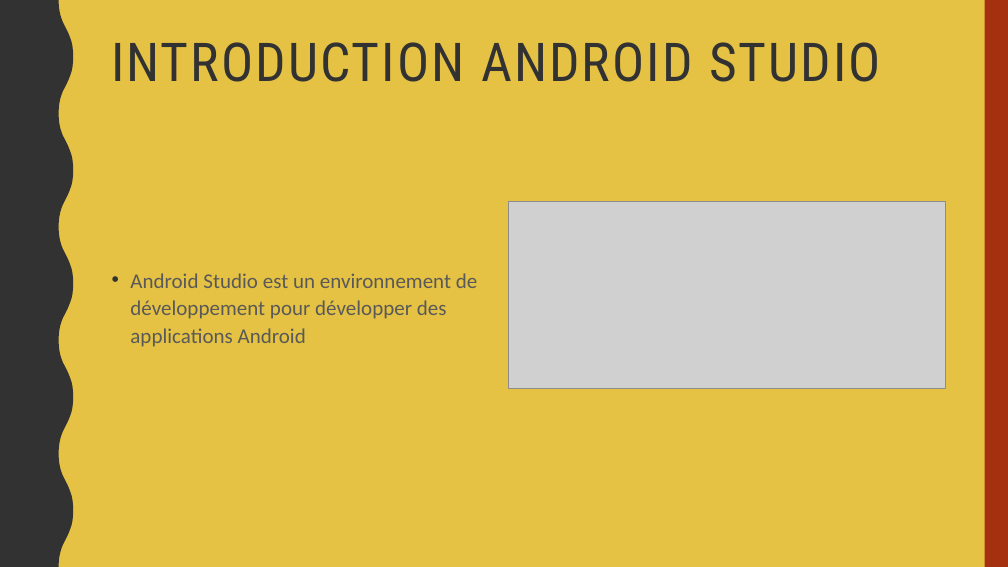
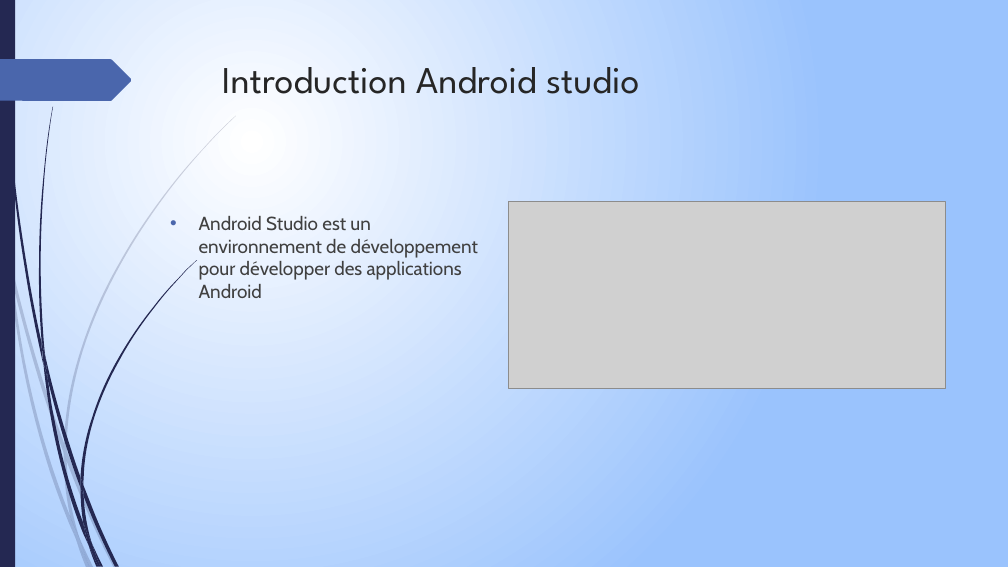
Before and after one commit to PandaPoPy/arduino_thinkcode, a slide deck: slide 6 of cours/Irondelle.pptx. Drawn at 1008x567 pixels with LibreOffice and Linux fonts; fonts in the diff are those of the drawing; grey boxes stand for pictures. Boxes give left, top, right and bottom in pixels: in the first picture for what was removed or moved away, otherwise in the second. Text is boxed around its words. In the diff, an @@ line names an element or a change of style, - is before the commit and + after.

```diff
--- a/cours/Irondelle.pptx
+++ b/cours/Irondelle.pptx
@@ background #E5C243 to gradient #FFFFFF to #9BC3FE @@
@@ freeform shape removed at bbox=[0, 0, 73, 567] @@
@@ rectangle added at bbox=[0, 0, 15, 567], fill #242852 @@
@@ rectangle removed at bbox=[985, 0, 1008, 567] @@
@@ freeform shape added at bbox=[0, 59, 132, 101], fill #4A66AC @@
@@ title at bbox=[222, 67, 639, 94]: text changed; size 51 to 36 pt; font Roboto Condensed to League Spartan; text colour #323232 to #262626 @@
-INTRODUCTION ANDROID STUDIO
+Introduction Android studio
@@ text "Android Studio est un environnement ...": place and size @@
-text "Android Studio est un environnement ..." at bbox=[130, 273, 477, 347]
+text "Android Studio est un environnement ..." at bbox=[199, 216, 478, 298]
@@ text "Android Studio est un environnement ..." at bbox=[199, 216, 478, 298]: size 20 to 18 pt, font Calibri to Cabin, text colour #595959 to #404040; indent changed; line spacing 1.1 to 1; more space between paragraphs; bullet colour #323232 to #4A66AC @@
@@ group added at bbox=[0, 116, 236, 567]: 10 freeform shapes @@
@@ group added at bbox=[2, 0, 197, 567]: 12 freeform shapes @@
```
Also in this commit, not shown: 12 other slides changed.
